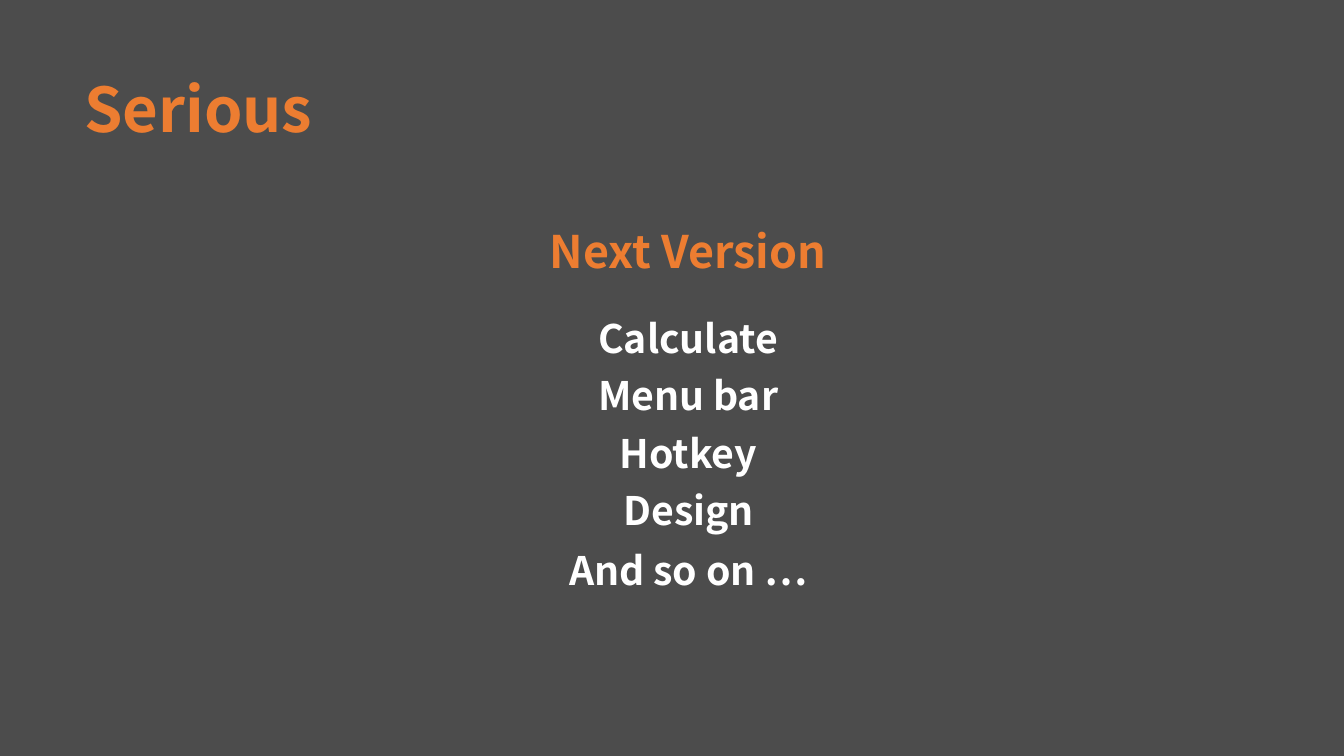
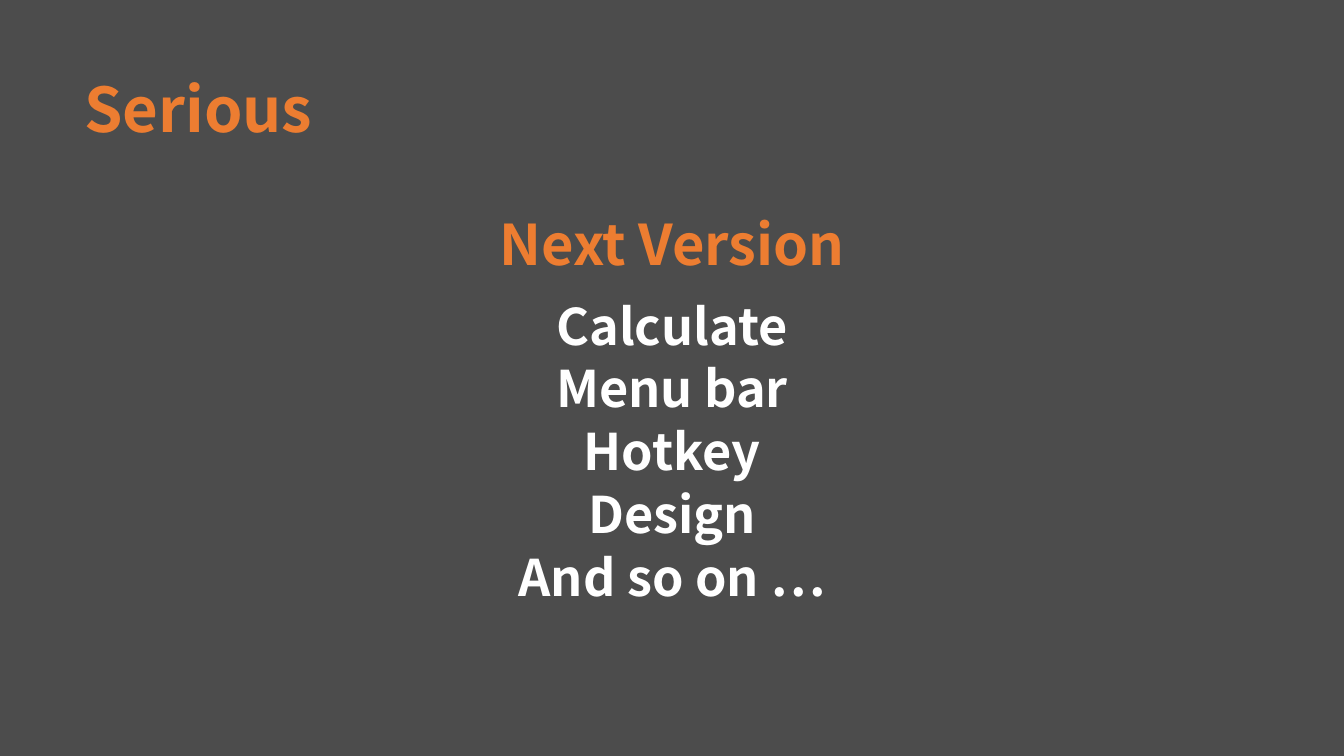
Before and after one commit to hbseo/desktop_calculator, a slide deck: slide 13 of simpsons.pptx. Drawn at 1344x756 pixels with LibreOffice and Linux fonts; fonts in the diff are those of the drawing. Boxes give left, top, right and bottom in pixels: in the first picture for what was removed or moved away, otherwise in the second. Text is boxed around its words. In the diff, an @@ line names an element or a change of style, - is before the commit and + after.

Commit message:
[20161122] Mid Pt

```diff
--- a/simpsons.pptx
+++ b/simpsons.pptx
@@ text "Next Version": place and size @@
-text "Next Version" at box(550, 231, 827, 269)
+text "Next Version" at box(500, 219, 845, 266)
@@ text "Next Version" at box(500, 219, 845, 266): size 32 to 40 pt @@
@@ size 28 to 36 pt in 5 elements at box(584, 430, 760, 482), box(588, 492, 756, 545), box(556, 367, 788, 408), box(519, 556, 759, 597), box(556, 305, 788, 346) @@
@@ text "Calculate": place and size @@
-text "Calculate" at box(598, 321, 778, 354)
+text "Calculate" at box(556, 305, 788, 346)
@@ text "Menu bar": place and size @@
-text "Menu bar" at box(598, 378, 778, 411)
+text "Menu bar" at box(556, 367, 788, 408)
@@ text "Hotkey": place and size @@
-text "Hotkey" at box(620, 436, 757, 477)
+text "Hotkey" at box(584, 430, 760, 482)
@@ text "Design": place and size @@
-text "Design" at box(623, 493, 753, 535)
+text "Design" at box(588, 492, 756, 545)
@@ text "And so on …": place and size @@
-text "And so on …" at box(569, 553, 756, 586)
+text "And so on …" at box(519, 556, 759, 597)
```
Also in this commit, not shown: 3 other slides changed.
